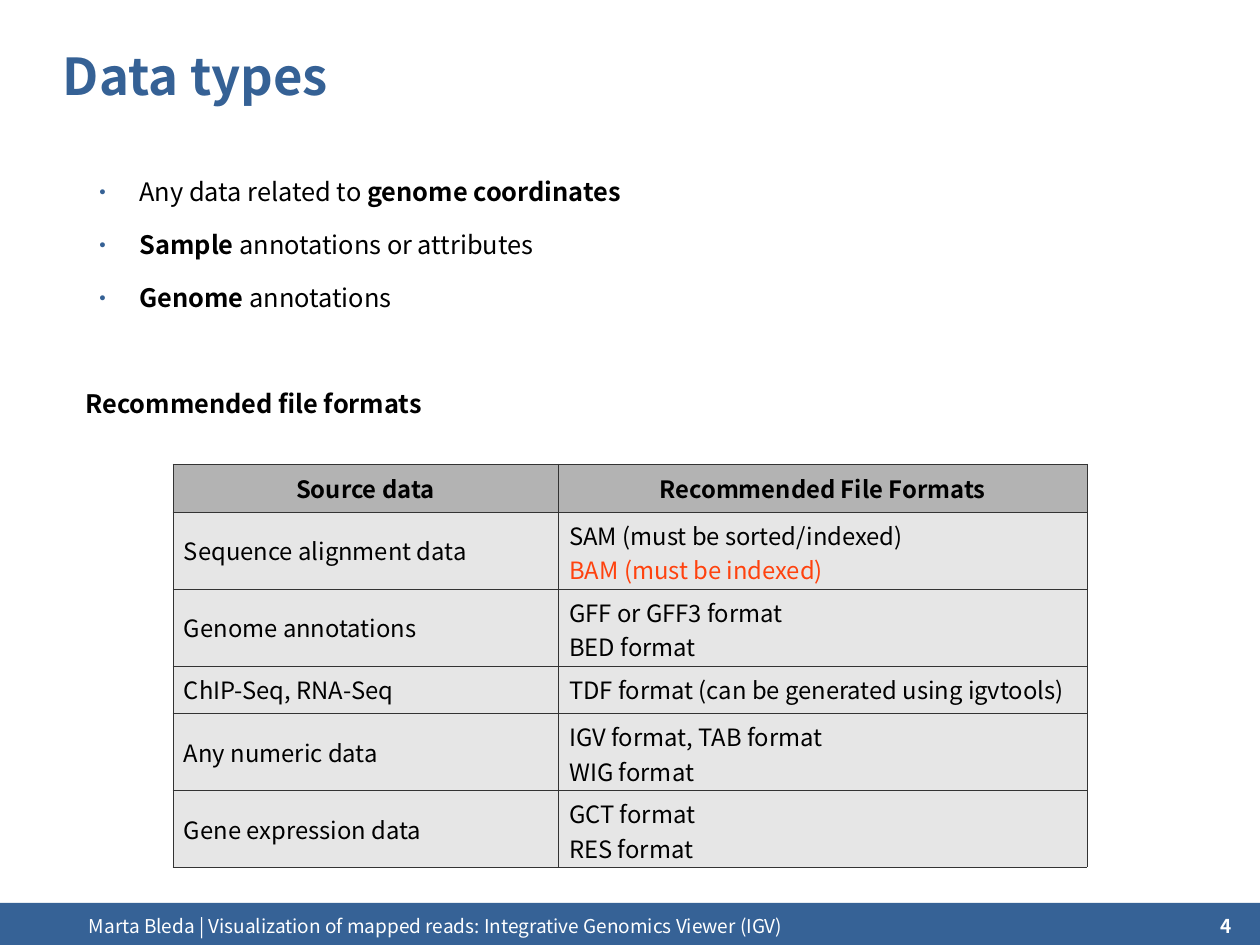
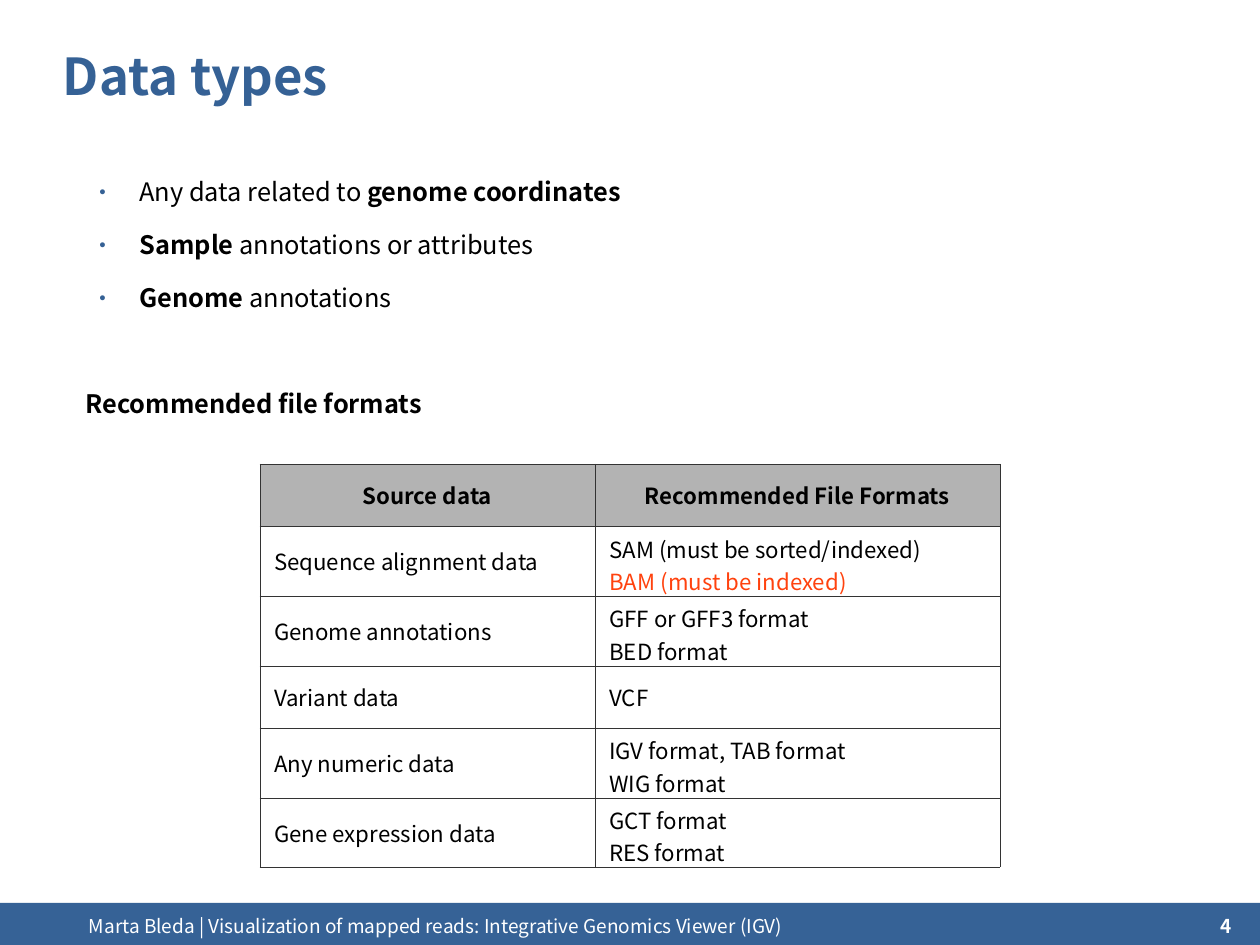
Before and after one commit to mbleda/ngscourse.github.io, a slide deck: slide 4 of COURSE_MATERIALS/visualization/slides/2014-Cambridge_visualisation.odp. Drawn at 1260x945 pixels with LibreOffice and Linux fonts; fonts in the diff are those of the drawing; background and template pictures are left out. Boxes give left, top, right and bottom in pixels: in the first picture for what was removed or moved away, otherwise in the second. Text is boxed around its words. In the diff, an @@ line names an element or a change of style, - is before the commit and + after.

```diff
--- a/COURSE_MATERIALS/visualization/slides/2014-Cambridge_visualisation.odp
+++ b/COURSE_MATERIALS/visualization/slides/2014-Cambridge_visualisation.odp
@@ table at bbox=[260, 464, 1000, 868] @@
-row 4, column 1: ChIP-Seq, RNA-Seq
+row 4, column 1: Variant data
-row 4, column 2: TDF format (can be generated using igvtools)
+row 4, column 2: VCF
@@ fill #E6E6E6 to #FFFFFF in 10 cells @@
@@ size 15 to 14 pt @@
@@ table: place and size @@
-table at bbox=[173, 464, 1087, 868]
+table at bbox=[260, 464, 1000, 868]
```
Also in this commit, not shown: 5 other slides changed, 1 slide added, 14 other files.
